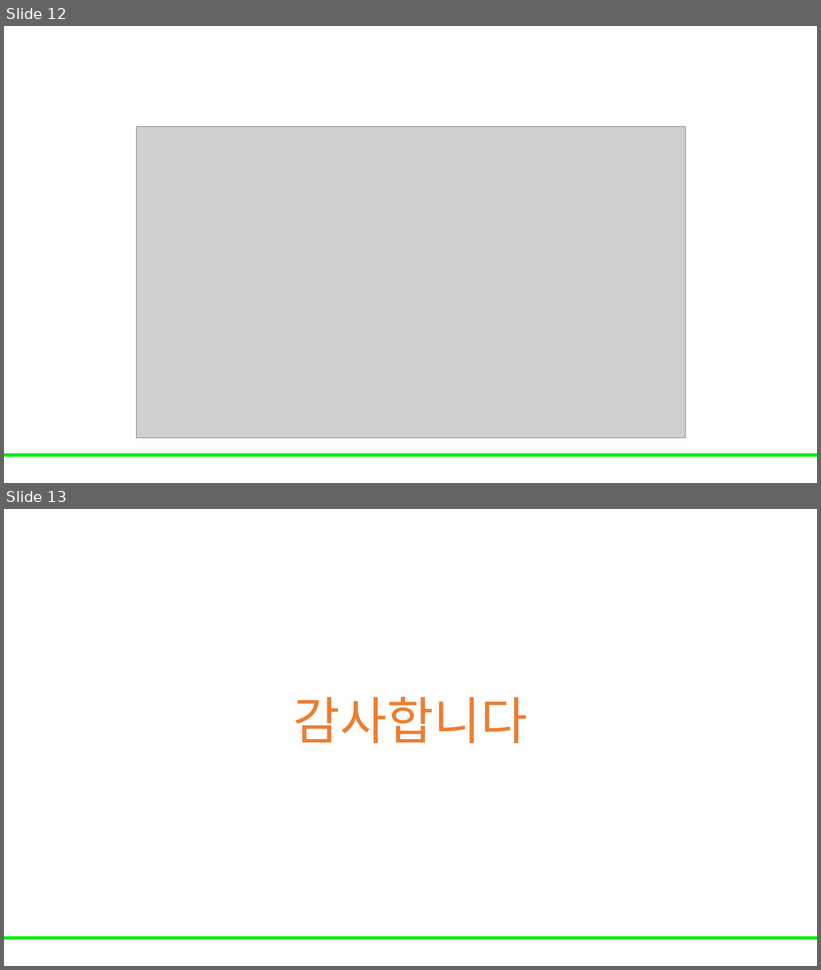
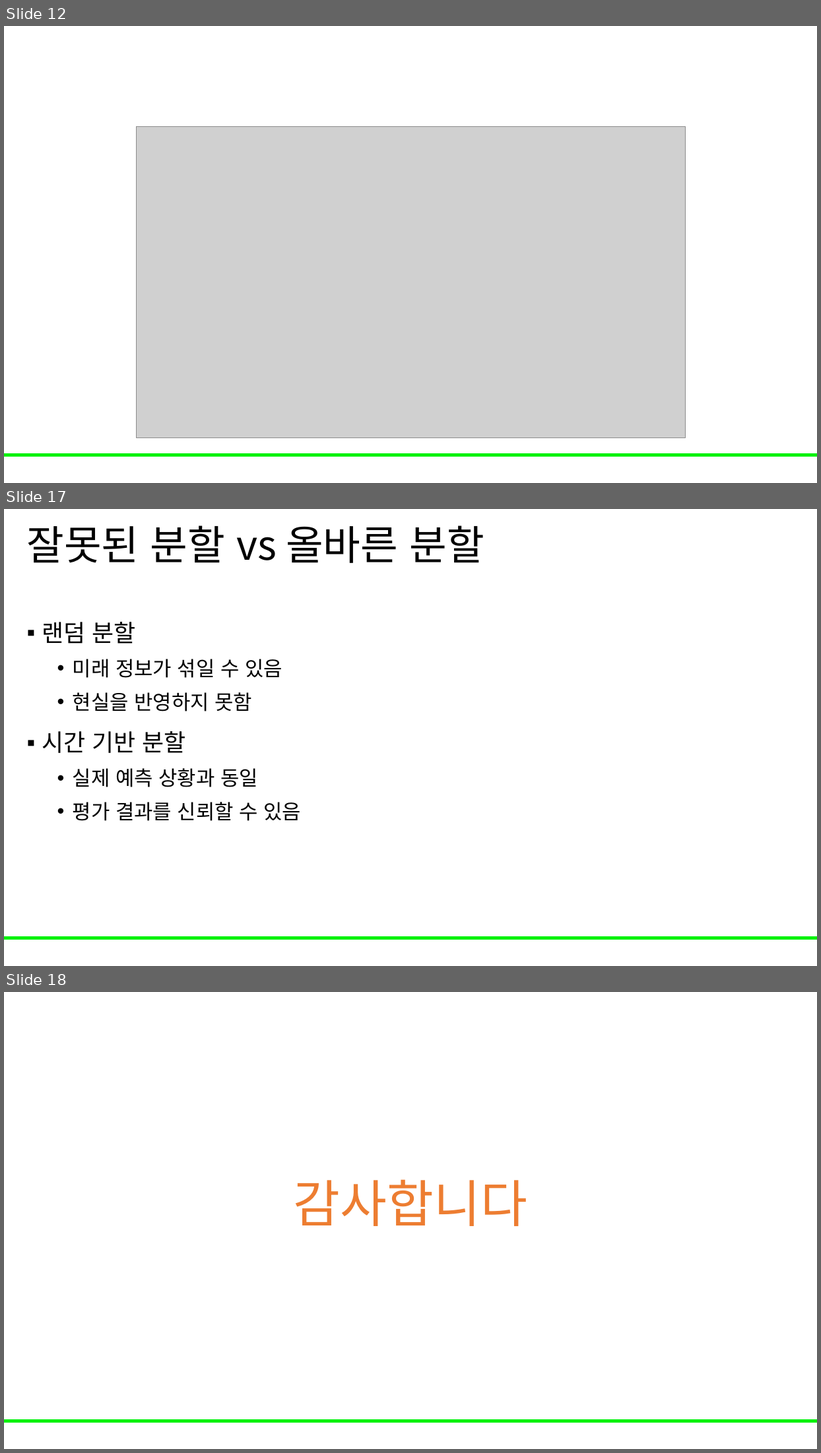
Before and after one commit to Leader-Lesson/KDT_RE_5th, a slide deck: material/5_AI/05_시계열 분석.pptx. Shown one above the other, each under a label of ours: slides 12 and 13 before the commit, slides 12, 17 and 18 after it; the slides between them are not shown. The pictures are 821x970 and 821x1453 pixels, drawn with LibreOffice and Linux fonts; fonts in the diff are those of the drawing; grey boxes stand for pictures; background and template pictures are left out. Boxes give left, top, right and bottom in pixels: in the first picture for what was removed or moved away, otherwise in the second. Text is boxed around its words. In the diff, an @@ line names an element or a change of style, - is before the commit and + after.

```diff
--- a/material/5_AI/05_시계열 분석.pptx
+++ b/material/5_AI/05_시계열 분석.pptx
@@ slide 17 added at (4, 509, 817, 966), background #FFFFFF; not listed: 1 template element that a slide beside it also shows @@
@@ title added at (27, 525, 484, 563), 48 pt, text #000000 @@
+잘못된 분할 vs 올바른 분할
@@ text added at (42, 622, 301, 821), 24 pt, text #000000 @@
+▪ 랜덤 분할
+  • 미래 정보가 섞일 수 있음
+  • 현실을 반영하지 못함
+▪ 시간 기반 분할
+  • 실제 예측 상황과 동일
+  • 평가 결과를 신뢰할 수 있음
@@ what was slide 13 is now slide 18 @@
```
Also in this commit, not shown: 4 other slides added.
